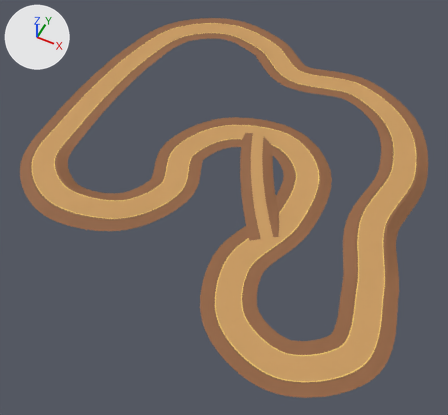
A saved change to the glTF model assets/course_milharal.glb.
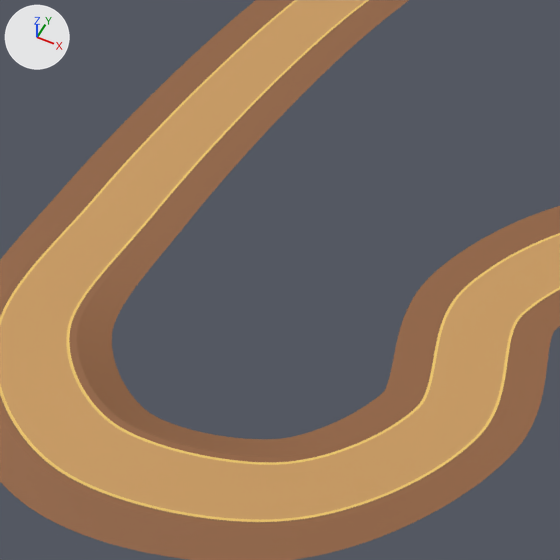
Each version is shown whole from a 50 mm camera at (288.0, -336.0, 334.0) aimed at (143.0, -47.0, -27.0), then close up on the part from 7% to 46% of the width and 14% to 56% of the height. The lights are fixed; the arrows at upper left show +X, +Y and +Z. The last two pictures show the newer version. The close-ups show mesh edges as thin lines. Vertices at exactly the same position are counted once.

Before the edit, the objects in view are built like this:
```python
me_shortcut = bpy.data.meshes.new('Shortcut')
me_shortcut.from_pydata(...)  # 202 vertices, 200 faces; spans x 139.1..197.2, y -83.7..16.0, z 0.1..2.2
me_shortcut.materials.append(mat_courseroad)  # orange #c99a5e
me_shortcutslopes = bpy.data.meshes.new('ShortcutSlopes')
me_shortcutslopes.from_pydata(...)  # 202 vertices, 200 faces; spans x 131.5..189.9, y -88.4..13.0, z 0.0..2.2
me_shortcutslopes.materials.append(mat_courseembankment)  # brown #91623f
me_shortcutslopes_001 = bpy.data.meshes.new('ShortcutSlopes.001')
me_shortcutslopes_001.from_pydata(...)  # 202 vertices, 200 faces; spans x 147.6..203.7, y -78.4..18.7, z 0.0..2.2
me_shortcutslopes_001.materials.append(mat_courseembankment)  # brown #91623f
me_shoulderright = bpy.data.meshes.new('ShoulderRight')
me_shoulderright.from_pydata(...)  # 4000 vertices, 4000 faces; spans x 6.0..268.0, y -157.0..132.0, z 0.0..5.0
me_shoulderright.materials.append(mat_courseembankment)  # brown #91623f
ob_shortcut = bpy.data.objects.new('Shortcut', me_shortcut)
ob_shortcut.location = (0.0, 0.0, 0.0)
ob_shortcutslopes = bpy.data.objects.new('ShortcutSlopes', me_shortcutslopes)
ob_shortcutslopes.location = (0.0, 0.0, 0.0)
ob_shortcutslopes_001 = bpy.data.objects.new('ShortcutSlopes.001', me_shortcutslopes_001)
ob_shortcutslopes_001.location = (0.0, 0.0, 0.0)
ob_shoulderright = bpy.data.objects.new('ShoulderRight', me_shoulderright)
ob_shoulderright.location = (0.0, 0.0, 0.0)
# also in view: 'EdgeLeft' at (137.0, -12.0, 3.0); 'ShoulderLeft' at (137.0, -12.0, 3.0); 'Road' at (137.0, -12.0, 3.0); 'EdgeRight' at (137.0, -12.0, 3.0); 'EarthSlopes' at (137.0, -12.0, 3.0)
```
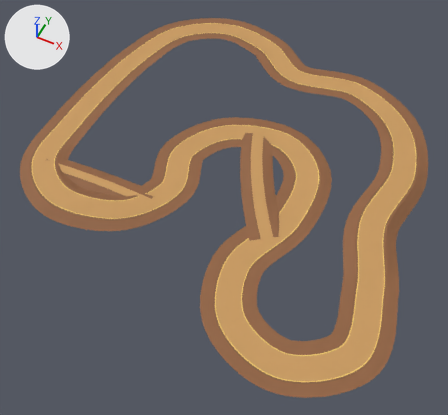
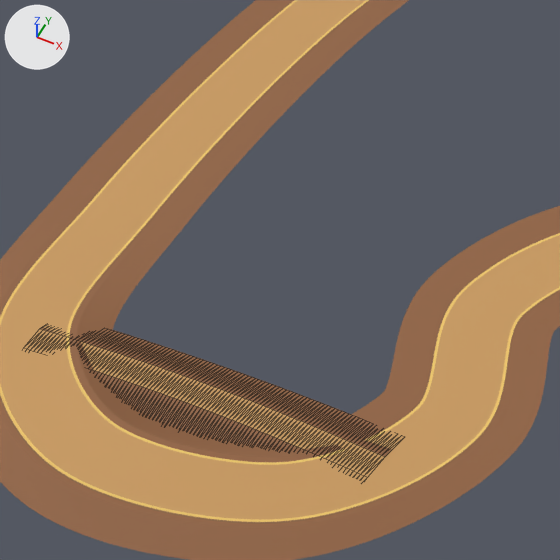
What differs and where, as boxes (x1, y1, x2, y2) in the close-ups (560 x 560 px):
```json
{"object": "Shortcut", "change": "reshaped", "after": [31, 329, 385, 469], "on screen": "not visible before"}
{"object": "ShortcutSlopes.001", "change": "reshaped", "after": [40, 327, 392, 456], "on screen": "not visible before"}
{"object": "ShortcutSlopes", "change": "reshaped", "after": [95, 371, 302, 449], "on screen": "not visible before"}
```

Scene script edits in JSON lines:
```json
{"block": "me_shortcut", "where": "# used by ob_shortcut; location = (0.0, 0.0, 0.0)"}
{"op": "remove", "block": "me_shortcut", "code": "me_shortcut.from_pydata(...)  # 202 vertices, 200 faces; spans x 139.1..197.2, y -83.7..16.0, z 0.1..2.2"}
{"op": "add", "block": "me_shortcut", "code": "me_shortcut.from_pydata(...)  # 202 vertices, 200 faces; spans x 10.6..103.4, y -94.8..-85.1, z 1.0..2.5"}
{"block": "me_shortcut", "change": "me_shortcut part 1: 202 of 202 vertices moved; they spanned x 139.1..197.2, y -83.7..16.0, z 0.1..2.2 and now span x 10.6..103.4, y -94.8..-85.1, z 1.0..2.5; mean shift (-109.0, -54.8, 0.7)"}
{"block": "me_shortcutslopes", "where": "# used by ob_shortcutslopes; location = (0.0, 0.0, 0.0)"}
{"op": "remove", "block": "me_shortcutslopes", "code": "me_shortcutslopes.from_pydata(...)  # 202 vertices, 200 faces; spans x 131.5..189.9, y -88.4..13.0, z 0.0..2.2"}
{"op": "add", "block": "me_shortcutslopes", "code": "me_shortcutslopes.from_pydata(...)  # 202 vertices, 200 faces; spans x 11.2..103.2, y -102.8..-92.1, z 0.0..2.5"}
{"block": "me_shortcutslopes", "change": "me_shortcutslopes part 2: 202 of 202 vertices moved; they spanned x 131.5..189.9, y -88.4..13.0, z 0.0..2.2 and now span x 11.2..103.2, y -102.8..-92.1, z 0.0..2.5; mean shift (-101.4, -58.3, 0.4)"}
{"block": "me_shortcutslopes_001", "where": "# used by ob_shortcutslopes_001; location = (0.0, 0.0, 0.0)"}
{"op": "remove", "block": "me_shortcutslopes_001", "code": "me_shortcutslopes_001.from_pydata(...)  # 202 vertices, 200 faces; spans x 147.6..203.7, y -78.4..18.7, z 0.0..2.2"}
{"op": "add", "block": "me_shortcutslopes_001", "code": "me_shortcutslopes_001.from_pydata(...)  # 202 vertices, 200 faces; spans x 9.9..103.8, y -87.9..-77.1, z 0.0..2.5"}
{"block": "me_shortcutslopes_001", "change": "me_shortcutslopes_001 part 3: 202 of 202 vertices moved; they spanned x 147.6..203.7, y -78.4..18.7, z 0.0..2.2 and now span x 9.9..103.8, y -87.9..-77.1, z 0.0..2.5; mean shift (-116.7, -51.2, 0.4)"}
```
